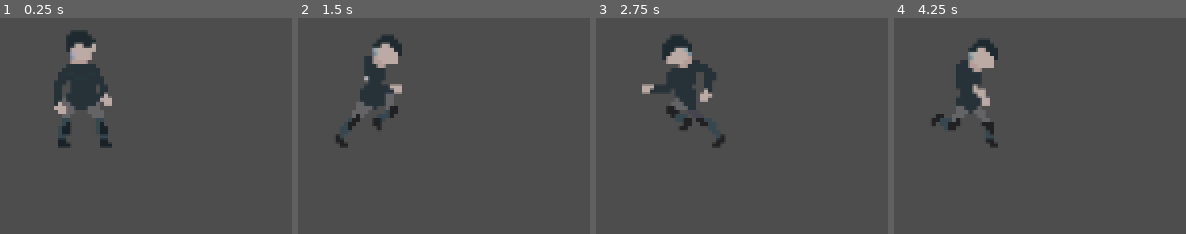
Above: before the commit, frames 1-4 (left to right).
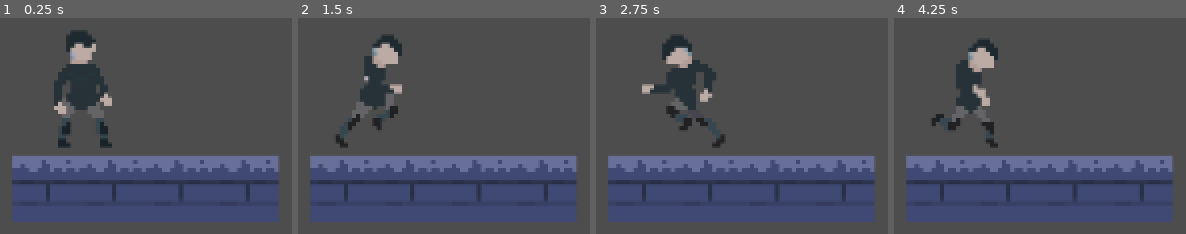
Above: after the commit, the same moments.

Repository: Ivanmaxx/Prosthesium
Game: Godot game, scene res://main.tscn
Two runs of this game, one before a commit and one after it. Both use one fixed random seed, a clock stepped at 60 frames per second and the inputs below.
Inputs (mouse positions are in pixels of both pictures, inside the frame that each line leads up to):
- Up to frame 1 (0.25 s): no input
- Up to frame 2 (1.5 s): tap Enter (ui_accept) at 0.5, 0.77 s; move the mouse to (outside the picture) at 0.52 s; press the mouse at (outside the picture) at 0.53 s; hold Right (ui_right) from 0.53 s (still down); move the mouse to (outside the picture) at 1.27 s; release the mouse at (outside the picture) at 1.28 s; tap E (item_use) at 1.35 s
- Up to frame 3 (2.75 s): tap Enter (ui_accept) at 1.52 s; move the mouse to (outside the picture) at 2.02 s; release Right (ui_right) at 2.03 s; press the mouse at (outside the picture) at 2.03 s; hold Left (ui_left) from 2.03 s (still down)
- Up to frame 4 (4.25 s): move the mouse to (outside the picture) at 2.77 s; release Left (ui_left) at 2.78 s; release the mouse at (outside the picture) at 2.78 s; hold Right (ui_right) from 2.78 s (still down); tap E (item_use) at 2.85 s; tap Enter (ui_accept) at 3.02, 3.77 s; move the mouse to (outside the picture) at 3.52 s; press the mouse at (outside the picture) at 3.53 s

The runs differ from the first frame. In frame 1, 27% of the frame differs, in the area x 4-96%, y 63-95%; in frame 2, 27%; in frame 3, 27%; in frame 4, 27%.
Error before the commit: Attempt to call function 'set_frame' in base 'null instance' on a null instance. (res://main.gd:6)

Commit message:
fixed racial slur

Diff:
--- a/Godot/Prosthesium/Background_camera.tscn
+++ b/Godot/Prosthesium/Background_camera.tscn
@@ -1,7 +1,7 @@
 [gd_scene load_steps=5 format=3 uid="uid://0q4eras0vqar"]
 
-[ext_resource type="Texture2D" uid="uid://do0q3tmpik1t" path="res://eshkere/wall_tile7.1.png" id="1_0u2t0"]
-[ext_resource type="Texture2D" uid="uid://c6a3q2sjtwi0g" path="res://eshkere/wall_tile7.2.png" id="2_x6wxk"]
+[ext_resource type="Texture2D" uid="uid://do0q3tmpik1t" path="res://assets/wall_tile7.1.png" id="1_0u2t0"]
+[ext_resource type="Texture2D" uid="uid://c6a3q2sjtwi0g" path="res://assets/wall_tile7.2.png" id="2_x6wxk"]
 [ext_resource type="Script" path="res://Background_camera.gd" id="3_e1hht"]
 
 [sub_resource type="SpriteFrames" id="SpriteFrames_6xpdd"]
--- a/Godot/Prosthesium/Closet.tscn
+++ b/Godot/Prosthesium/Closet.tscn
@@ -1,8 +1,8 @@
 [gd_scene load_steps=6 format=3 uid="uid://ch1xv6jl4lsmf"]
 
 [ext_resource type="Script" path="res://Closet.gd" id="1_pbn3h"]
-[ext_resource type="Texture2D" uid="uid://cl4n3mesv4dt7" path="res://eshkere/stolechnica_bez_clucha.png" id="2_ga54p"]
-[ext_resource type="Texture2D" uid="uid://epfgyp3a3qns" path="res://eshkere/stolechnica_cluch.png" id="3_qfg5r"]
+[ext_resource type="Texture2D" uid="uid://cl4n3mesv4dt7" path="res://assets/stolechnica_bez_clucha.png" id="2_ga54p"]
+[ext_resource type="Texture2D" uid="uid://epfgyp3a3qns" path="res://assets/stolechnica_cluch.png" id="3_qfg5r"]
 
 [sub_resource type="SpriteFrames" id="SpriteFrames_7d8s3"]
 animations = [{
--- a/Godot/Prosthesium/Platform.tscn
+++ b/Godot/Prosthesium/Platform.tscn
@@ -1,8 +1,8 @@
 [gd_scene load_steps=5 format=3 uid="uid://bw1j5dhys0746"]
 
-[ext_resource type="Texture2D" uid="uid://s1fvjfm4mnfn" path="res://eshkere/plat_main.png" id="1_5t6qn"]
-[ext_resource type="Texture2D" uid="uid://ckmbycjb8fyhc" path="res://eshkere/plat_toleft.png" id="2_7jkkp"]
-[ext_resource type="Texture2D" uid="uid://c71dxoj67h0fr" path="res://eshkere/plat_toright.png" id="3_r2xoh"]
+[ext_resource type="Texture2D" uid="uid://s1fvjfm4mnfn" path="res://assets/plat_main.png" id="1_5t6qn"]
+[ext_resource type="Texture2D" uid="uid://ckmbycjb8fyhc" path="res://assets/plat_toleft.png" id="2_7jkkp"]
+[ext_resource type="Texture2D" uid="uid://c71dxoj67h0fr" path="res://assets/plat_toright.png" id="3_r2xoh"]
 
 [sub_resource type="SpriteFrames" id="SpriteFrames_uelku"]
 animations = [{
--- a/Godot/Prosthesium/Solid_wall.tscn
+++ b/Godot/Prosthesium/Solid_wall.tscn
@@ -1,6 +1,6 @@
 [gd_scene load_steps=3 format=3 uid="uid://bajsih4g1p7p7"]
 
-[ext_resource type="Texture2D" uid="uid://dtl387lp2ldf6" path="res://eshkere/floor2.png" id="1_52g5u"]
+[ext_resource type="Texture2D" uid="uid://dtl387lp2ldf6" path="res://assets/floor2.png" id="1_52g5u"]
 
 [sub_resource type="RectangleShape2D" id="RectangleShape2D_a2rfg"]
 size = Vector2(16, 16)
--- a/Godot/Prosthesium/Terminal.tscn
+++ b/Godot/Prosthesium/Terminal.tscn
@@ -1,6 +1,6 @@
 [gd_scene load_steps=3 format=3 uid="uid://dcikh2cvywgeu"]
 
-[ext_resource type="Texture2D" uid="uid://bb04sh0tvsg4f" path="res://eshkere/terminator.png" id="1_lsx6d"]
+[ext_resource type="Texture2D" uid="uid://bb04sh0tvsg4f" path="res://assets/terminator.png" id="1_lsx6d"]
 
 [sub_resource type="SpriteFrames" id="SpriteFrames_hk8ey"]
 animations = [{
--- a/Godot/Prosthesium/Wall_side.tscn
+++ b/Godot/Prosthesium/Wall_side.tscn
@@ -1,6 +1,6 @@
 [gd_scene load_steps=3 format=3 uid="uid://cv7yu0hsuarqs"]
 
-[ext_resource type="Texture2D" uid="uid://b65gfoyeeijqy" path="res://eshkere/floor1.png" id="1_862qw"]
+[ext_resource type="Texture2D" uid="uid://b65gfoyeeijqy" path="res://assets/floor1.png" id="1_862qw"]
 
 [sub_resource type="RectangleShape2D" id="RectangleShape2D_fe4qr"]
 size = Vector2(16, 16)
--- a/Godot/Prosthesium/main.gd
+++ b/Godot/Prosthesium/main.gd
@@ -3,7 +3,8 @@
 
 # Called when the node enters the scene tree for the first time.
 func _ready():
-	$AnimatedSprite2D4/AnimatedSprite2D.set_frame(1)
+	#$AnimatedSprite2D4/AnimatedSprite2D.set_frame(1)
+	pass
 
 
 # Called every frame. 'delta' is the elapsed time since the previous frame.
--- a/Godot/Prosthesium/main.tscn
+++ b/Godot/Prosthesium/main.tscn
@@ -1,7 +1,70 @@
-[gd_scene load_steps=3 format=3 uid="uid://dhac2qrxs64ro"]
+[gd_scene load_steps=7 format=3 uid="uid://dhac2qrxs64ro"]
 
 [ext_resource type="PackedScene" uid="uid://buumvlnlhud6a" path="res://Player.tscn" id="1_lix84"]
 [ext_resource type="Script" path="res://main.gd" id="1_r5fy2"]
+[ext_resource type="PackedScene" uid="uid://do6wha46ye4hc" path="res://tile_map.tscn" id="3_bk1wh"]
+[ext_resource type="Texture2D" uid="uid://ngryic3tq3cp" path="res://assets/tileset.png" id="4_5furr"]
+
+[sub_resource type="TileSetAtlasSource" id="TileSetAtlasSource_s8ke3"]
+texture = ExtResource("4_5furr")
+0:0/0 = 0
+1:0/0 = 0
+2:0/0 = 0
+3:0/0 = 0
+4:0/0 = 0
+5:0/0 = 0
+6:0/0 = 0
+7:0/0 = 0
+8:0/0 = 0
+9:0/0 = 0
+10:0/0 = 0
+11:0/0 = 0
+20:0/0 = 0
+0:1/0 = 0
+1:1/0 = 0
+2:1/0 = 0
+4:1/0 = 0
+6:1/0 = 0
+7:1/0 = 0
+8:1/0 = 0
+8:1/0/terrain_set = 1
+9:1/0 = 0
+10:1/0 = 0
+11:1/0 = 0
+18:1/0 = 0
+19:1/0 = 0
+20:1/0 = 0
+4:2/0 = 0
+5:2/0 = 0
+6:2/0 = 0
+7:2/0 = 0
+8:2/0 = 0
+10:2/0 = 0
+11:2/0 = 0
+7:3/0 = 0
+8:3/0 = 0
+9:3/0 = 0
+10:3/0 = 0
+11:3/0 = 0
+7:4/0 = 0
+8:4/0 = 0
+9:4/0 = 0
+10:4/0 = 0
+11:4/0 = 0
+6:39/0 = 0
+18:0/size_in_atlas = Vector2i(2, 1)
+18:0/0 = 0
+16:0/size_in_atlas = Vector2i(2, 1)
+16:0/0 = 0
+14:0/size_in_atlas = Vector2i(2, 1)
+14:0/0 = 0
+12:0/size_in_atlas = Vector2i(2, 1)
+12:0/0 = 0
+
+[sub_resource type="TileSet" id="TileSet_22xe0"]
+terrain_set_0/mode = 0
+terrain_set_1/mode = 0
+sources/0 = SubResource("TileSetAtlasSource_s8ke3")
 
 [node name="Node2D" type="Node2D"]
 position = Vector2(-122, 157)
@@ -11,3 +74,7 @@
 [node name="CharacterBody2D" parent="." instance=ExtResource("1_lix84")]
 z_index = 999
 position = Vector2(-66, -47)
+
+[node name="TileMap" parent="CharacterBody2D" instance=ExtResource("3_bk1wh")]
+tile_set = SubResource("TileSet_22xe0")
+layer_0/tile_data = PackedInt32Array(131071, 589824, 3, 65536, 589824, 3, 65537, 589824, 3, 65538, 589824, 3)
--- a/Godot/Prosthesium/tile_map.tscn
+++ b/Godot/Prosthesium/tile_map.tscn
@@ -61,7 +61,6 @@
 38:0/0 = 0
 38:0/0/physics_layer_0/linear_velocity = Vector2(0, 0)
 38:0/0/physics_layer_0/angular_velocity = 0.0
-38:0/0/physics_layer_0/polygon_0/points = PackedVector2Array(-8, -8, 8, -8, 8, 8, -8, 8)
 6:39/0 = 0
 6:39/0/physics_layer_0/linear_velocity = Vector2(0, 0)
 6:39/0/physics_layer_0/angular_velocity = 0.0
Binary file changed: Godot/Prosthesium/assets/tileset.png
Binary file removed: Godot/Prosthesium/niggers/char_idle_sheet.png
Not shown, removed: Godot/Prosthesium/niggers/char_idle_sheet.png.import
Binary file removed: Godot/Prosthesium/niggers/char_punch_sheet.png
Not shown, removed: Godot/Prosthesium/niggers/char_punch_sheet.png.import
Binary file removed: Godot/Prosthesium/niggers/char_run_sheet.png
Not shown, removed: Godot/Prosthesium/niggers/char_run_sheet.png.import
Binary file removed: Godot/Prosthesium/niggers/empty_health.png
Not shown, removed: Godot/Prosthesium/niggers/empty_health.png.import
Binary file removed: Godot/Prosthesium/niggers/gigachad.png
Not shown, removed: Godot/Prosthesium/niggers/gigachad.png.import
Binary file removed: Godot/Prosthesium/niggers/gigatile1.png
(and 67 more such lines)
